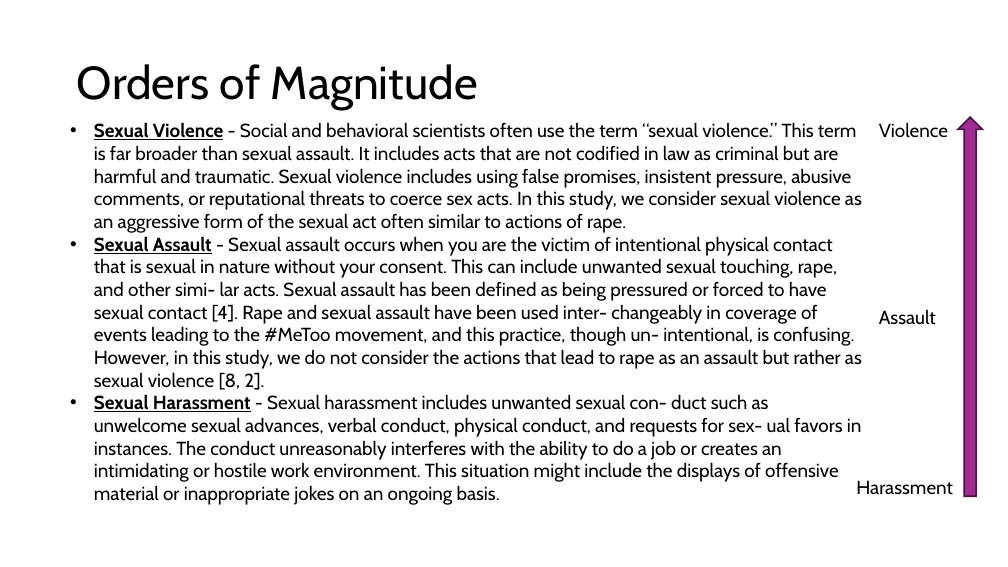
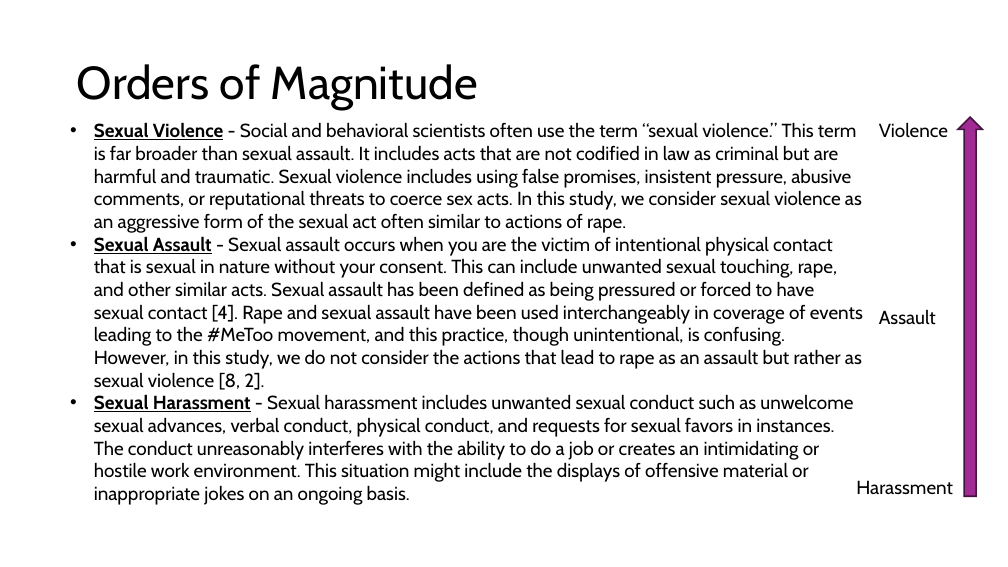
Before and after one commit to Ahooker90/LLM-VR-CyberHarassment, a slide deck: slide 2 of Grounded Theory/GT_0.pptx. Drawn at 1008x567 pixels with LibreOffice and Linux fonts; fonts in the diff are those of the drawing. Boxes give left, top, right and bottom in pixels: in the first picture for what was removed or moved away, otherwise in the second. Text is boxed around its words. In the diff, an @@ line names an element or a change of style, - is before the commit and + after.

```diff
--- a/Grounded Theory/GT_0.pptx
+++ b/Grounded Theory/GT_0.pptx
@@ text at [94, 236, 863, 505]: text changed @@
-• Sexual Assault - Sexual assault occurs when you are the victim of intentional physical contact that is sexual in nature without your consent. This can include unwanted sexual touching, rape, and other simi- lar acts. Sexual assault has been defined as being pressured or forced to have sexual contact [4]. Rape and sexual assault have been used inter- changeably in coverage of events leading to the #MeToo movement, and this practice, though un- intentional, is confusing. However, in this study, we do not consider the actions that lead to rape as an assault but rather as sexual violence [8, 2].
-• Sexual Harassment - Sexual harassment includes unwanted sexual con- duct such as unwelcome sexual advances, verbal conduct, physical conduct, and requests for sex- ual favors in instances. The conduct unreasonably interferes with the ability to do a job or creates an intimidating or hostile work environment. This situation might include the displays of offensive material or inappropriate jokes on an ongoing basis.
+• Sexual Assault - Sexual assault occurs when you are the victim of intentional physical contact that is sexual in nature without your consent. This can include unwanted sexual touching, rape, and other similar acts. Sexual assault has been defined as being pressured or forced to have sexual contact [4]. Rape and sexual assault have been used interchangeably in coverage of events leading to the #MeToo movement, and this practice, though unintentional, is confusing. However, in this study, we do not consider the actions that lead to rape as an assault but rather as sexual violence [8, 2].
+• Sexual Harassment - Sexual harassment includes unwanted sexual conduct such as unwelcome sexual advances, verbal conduct, physical conduct, and requests for sexual favors in instances. The conduct unreasonably interferes with the ability to do a job or creates an intimidating or hostile work environment. This situation might include the displays of offensive material or inappropriate jokes on an ongoing basis.
```
Also in this commit, not shown: 1 other file.
